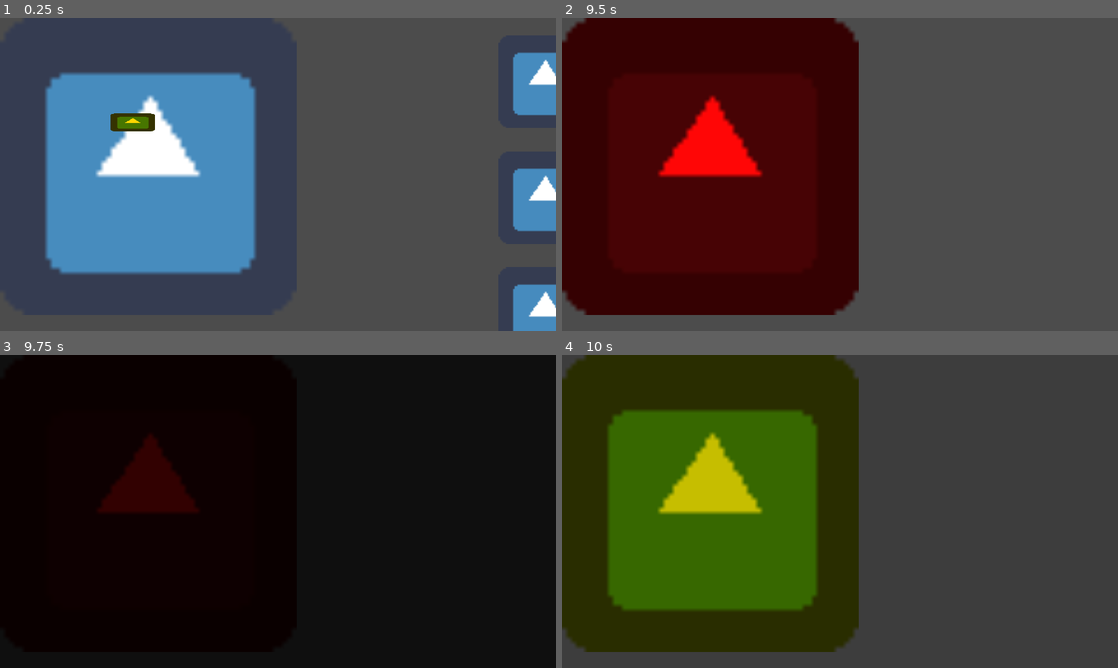
Above: before the commit, frames 1-4 (two rows, left to right).
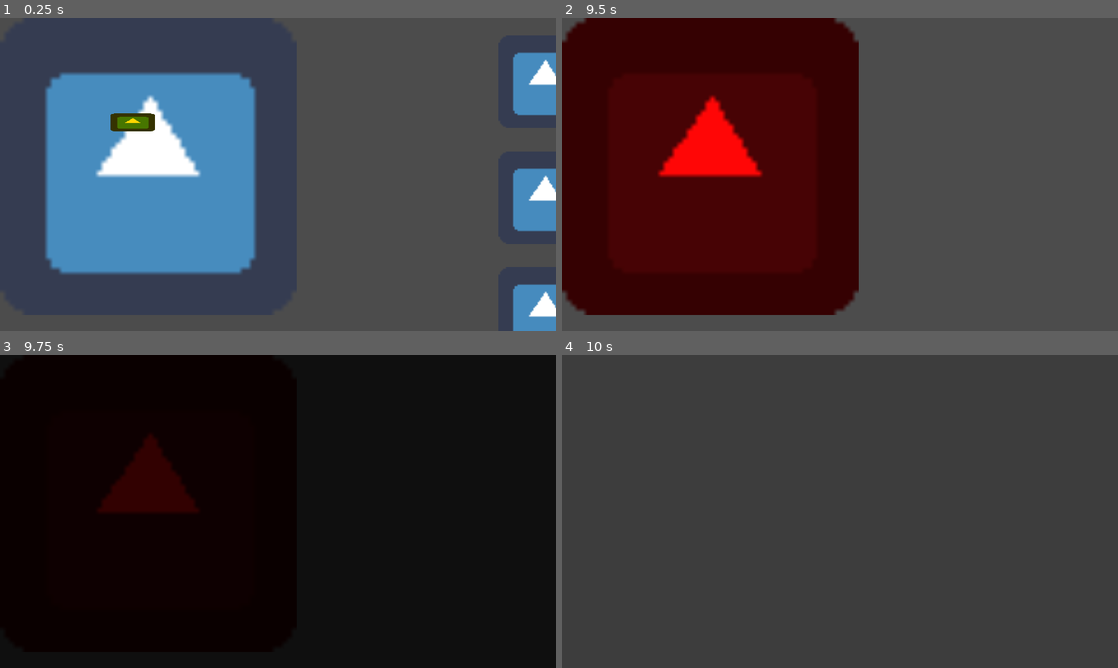
Above: after the commit, the same moments.

Repository: bemain/game-jam-2022w8
Game: Godot game, scene res://World.tscn
Two runs of this game, one before a commit and one after it. Both use one fixed random seed, a clock stepped at 60 frames per second and the inputs below. The engine's default icon, where the game draws it, is replaced by a stand-in: a white triangle on a blue panel in a dark square.
Inputs (mouse positions are in pixels of both pictures, inside the frame that each line leads up to):
- Up to frame 1 (0.25 s): no input
- Up to frame 2 (9.5 s): move the mouse to (695, 121) at 0.52 s; hold Right (ui_right) 0.53-1.28 s; click (695, 121) at 0.67 s; move the mouse to (728, 190) at 1.27 s; hold Down (ui_down) 1.28-2.03 s; tap Enter at 2, 5, 7.25 s; move the mouse to (895, 105) at 2.02 s; hold Right (ui_right) 2.03-2.78 s; move the mouse to (650, 96) at 2.77 s; hold Up (ui_up) 2.78-3.53 s; click (650, 96) at 2.92 s; move the mouse to (928, 140) at 3.52 s; hold Left (ui_left) 3.53-5.03 s; click (928, 140) at 3.67 s; tap Space at 4.25, 6.5, 8 s; move the mouse to (673, 127) at 4.27 s; move the mouse to (867, 174) at 5.02 s; hold Down (ui_down) 5.03-5.78 s; click (867, 174) at 5.17 s; move the mouse to (756, 96) at 5.77 s; hold Right (ui_right) 5.78-6.53 s; move the mouse to (962, 158) at 6.52 s; hold Up (ui_up) 6.53-7.28 s; move the mouse to (728, 190) at 7.27 s; hold Right (ui_right) 7.28-8.03 s; click (728, 190) at 7.42 s; move the mouse to (895, 105) at 8.02 s; hold Down (ui_down) 8.03-8.78 s; move the mouse to (812, 237) at 8.77 s; hold Left (ui_left) from 8.78 s (still down)
- Up to frame 3 (9.75 s): move the mouse to (444, 558) at 9.52 s; release Left (ui_left) at 9.53 s; hold Up (ui_up) from 9.53 s (still down); click (444, 558) at 9.67 s
- Up to frame 4 (10 s): keep holding Up (ui_up)

Frames 1-3 are identical in both runs. In frame 4, 50% of the frame differs, in the area x 0-54%, y 0-95%.

Commit message:
Remove ceiling and floor from test Room

Diff:
--- a/Rooms/Room_Test.tscn
+++ b/Rooms/Room_Test.tscn
@@ -57,23 +57,3 @@
 __meta__ = {
 "_edit_lock_": true
 }
-
-[node name="Ceiling" type="Sprite" parent="."]
-modulate = Color( 0.972549, 0.478431, 0, 1 )
-position = Vector2( 0, -1080 )
-scale = Vector2( 16, 16 )
-texture = ExtResource( 1 )
-centered = false
-__meta__ = {
-"_edit_lock_": true
-}
-
-[node name="Floor" type="Sprite" parent="."]
-modulate = Color( 0.972549, 0.933333, 0, 1 )
-position = Vector2( 0, 1080 )
-scale = Vector2( 16, 16 )
-texture = ExtResource( 1 )
-centered = false
-__meta__ = {
-"_edit_lock_": true
-}
